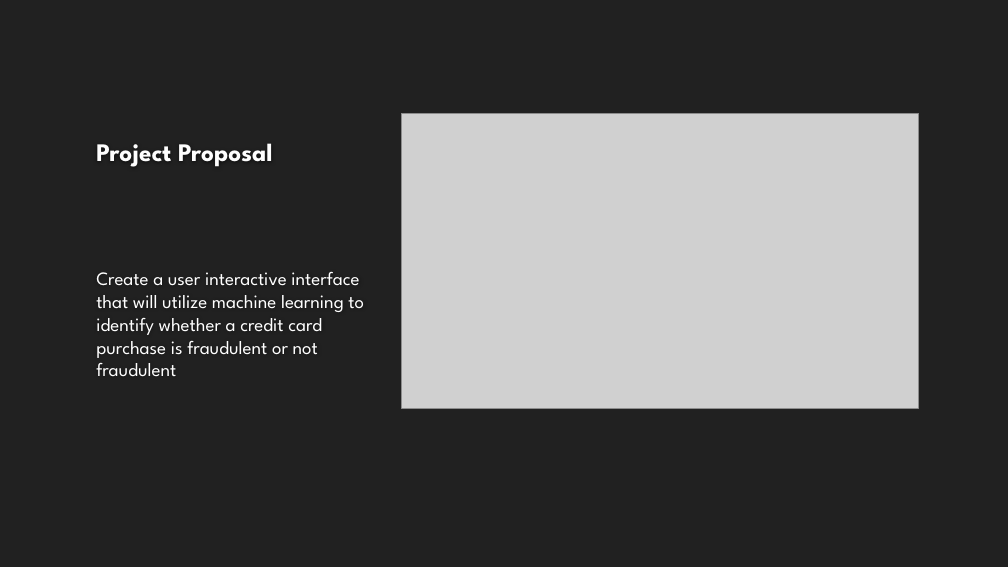
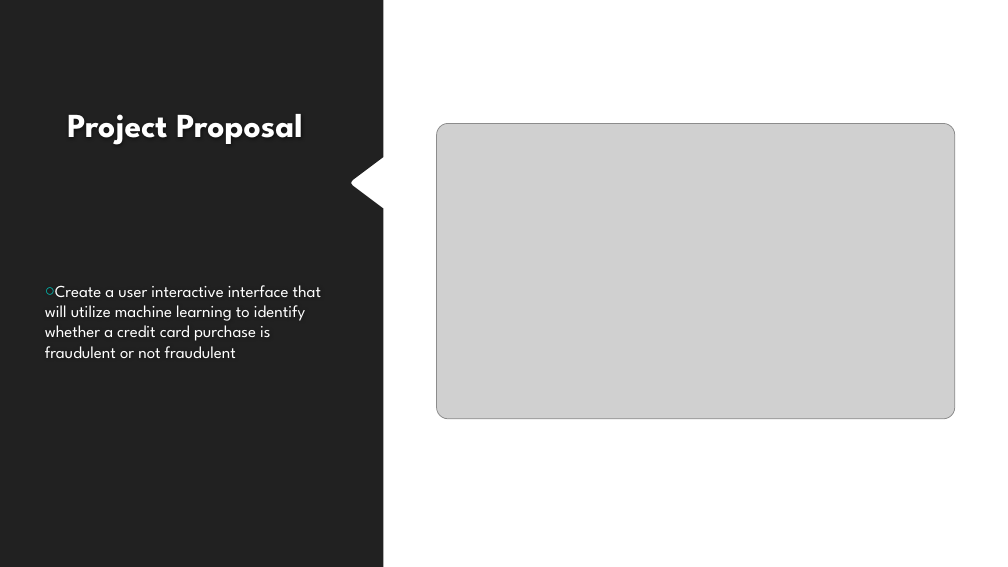
Before and after one commit to Sal-r/Credit-Card-Fraud, a slide deck: slide 2 of Credit_Card_Fraud_Presentation.pptx. Drawn at 1008x567 pixels with LibreOffice and Linux fonts; fonts in the diff are those of the drawing; grey boxes stand for pictures; background and template pictures are left out. Boxes give left, top, right and bottom in pixels: in the first picture for what was removed or moved away, otherwise in the second. Text is boxed around its words. In the diff, an @@ line names an element or a change of style, - is before the commit and + after.

Commit message:
Presentation

```diff
--- a/Credit_Card_Fraud_Presentation.pptx
+++ b/Credit_Card_Fraud_Presentation.pptx
@@ background #212121 to #FFFFFF @@
@@ freeform shape added at (0,0,383,567), fill #212121 @@
@@ title "Project Proposal": place and size @@
-title "Project Proposal" at (96,143,273,167)
+title "Project Proposal" at (67,114,302,145)
@@ title "Project Proposal" at (67,114,302,145): size 24 to 32 pt, text colour #FEFEFE to #FFFFFF; alignment left to centre @@
@@ picture: place and size @@
-picture at (402,113,919,408)
+picture at (437,123,955,419)
@@ text "Create a user interactive interface ...": place and size @@
-text "Create a user interactive interface ..." at (96,272,364,376)
+text "Create a user interactive interface ..." at (45,285,321,358)
@@ text "Create a user interactive interface ..." at (45,285,321,358): size 18 to 16 pt; bullet none to ○ @@
```
Also in this commit, not shown: 2 other slides changed.
